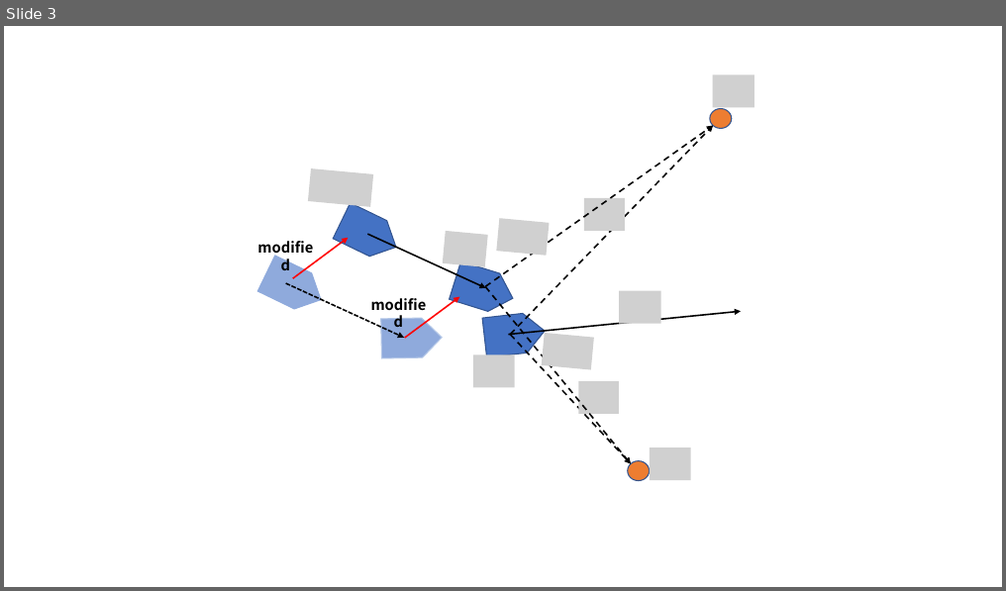
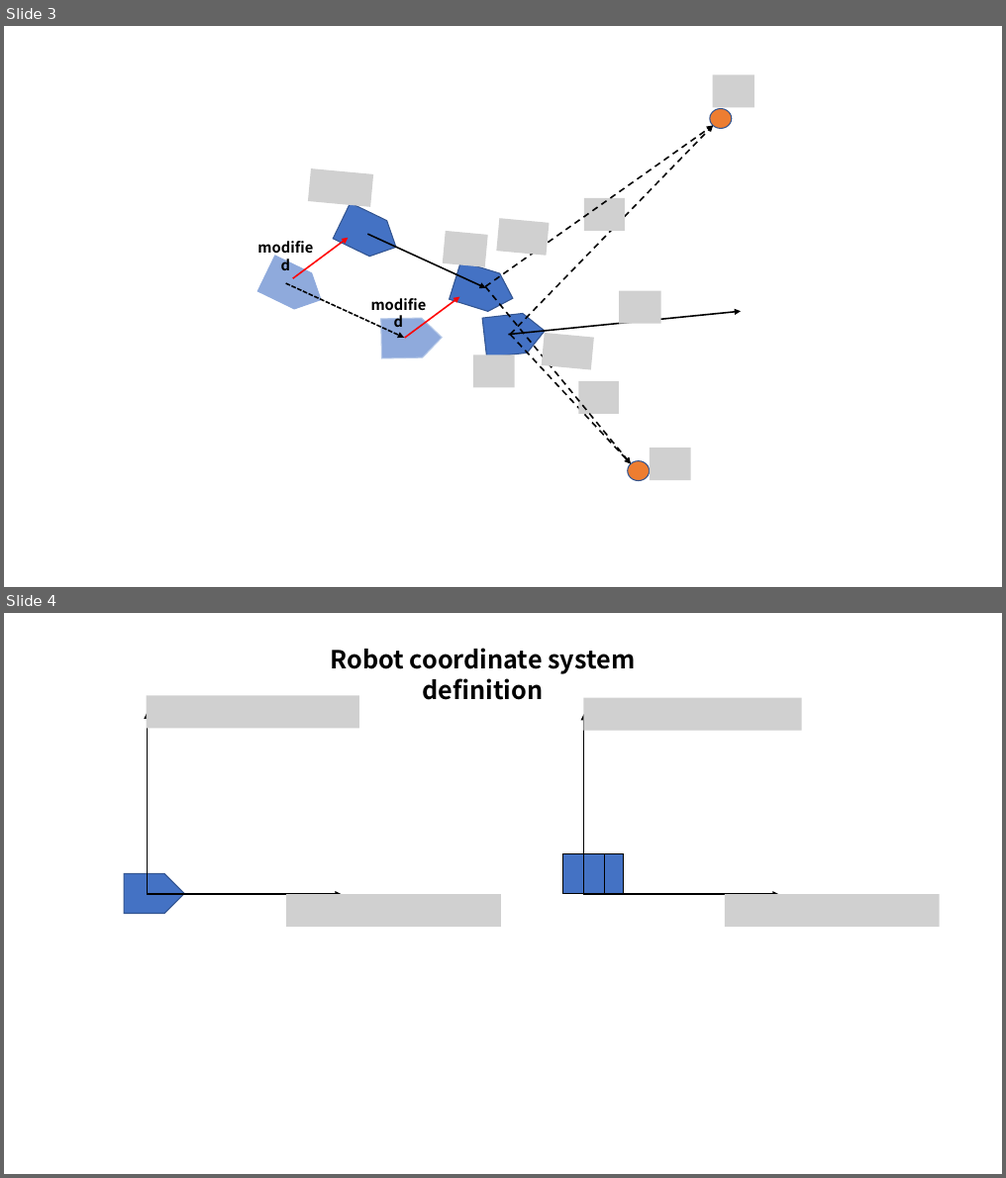
Before and after one commit to ShisatoYano/SlamBeginnersProgram, a slide deck: Diagrams.pptx. Shown one above the other, each under a label of ours: slide 3 before the commit, slides 3 and 4 after it. The pictures are 1006x591 and 1006x1178 pixels, drawn with LibreOffice and Linux fonts; fonts in the diff are those of the drawing; grey boxes stand for pictures. Boxes give left, top, right and bottom in pixels: in the first picture for what was removed or moved away, otherwise in the second. Text is boxed around its words. In the diff, an @@ line names an element or a change of style, - is before the commit and + after.

Commit message:
add robot definition diagram.

```diff
--- a/Diagrams.pptx
+++ b/Diagrams.pptx
@@ slide 4 added at (4, 613, 1002, 1174), background #FFFFFF @@
@@ text added at (330, 648, 635, 700), 24 pt, text #000000, bold @@
+Robot coordinate system definition
@@ picture added at (147, 695, 359, 728) @@
@@ picture added at (583, 697, 801, 731) @@
@@ arrow added from (147, 894) to (147, 713), #000000 1.5 pt @@
@@ arrow added from (584, 895) to (584, 714), #000000 1.5 pt @@
@@ pentagon arrow added at (124, 873, 184, 913), fill #4472C4, outline #325491 1 pt @@
@@ rectangle added at (563, 855, 604, 894), fill #4472C4, outline #000000 1 pt @@
@@ rectangle added at (604, 854, 623, 894), fill #4472C4, outline #000000 1 pt @@
@@ arrow added from (147, 894) to (341, 894), #000000 1.5 pt @@
@@ picture added at (286, 894, 501, 928) @@
@@ arrow added from (584, 894) to (779, 894), #000000 1.5 pt @@
@@ picture added at (725, 894, 940, 928) @@
```
Also in this commit, not shown: 1 other slide added.
